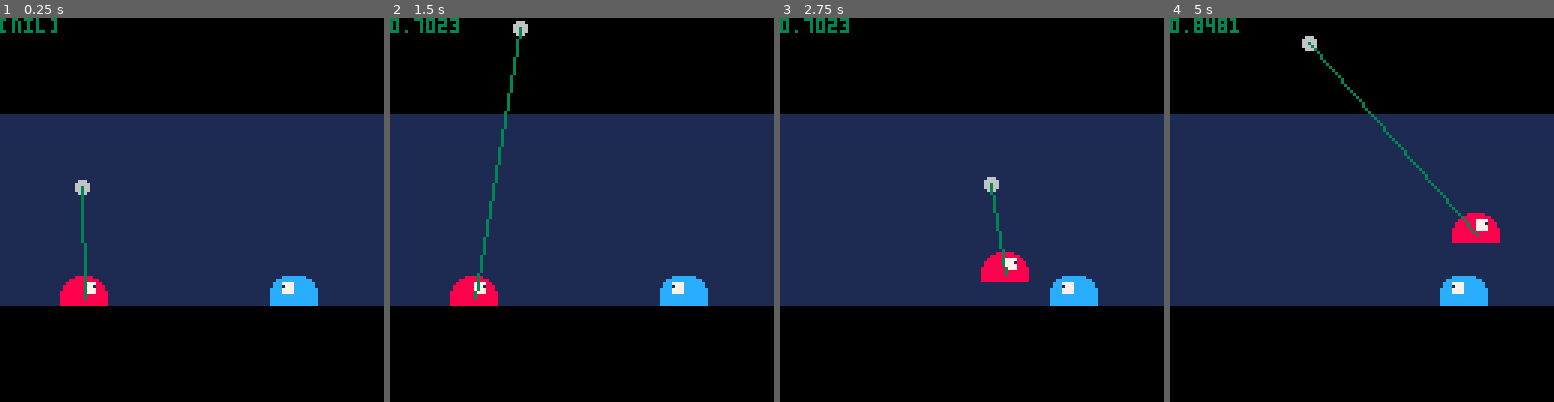
Above: before the commit, frames 1-4 (left to right).
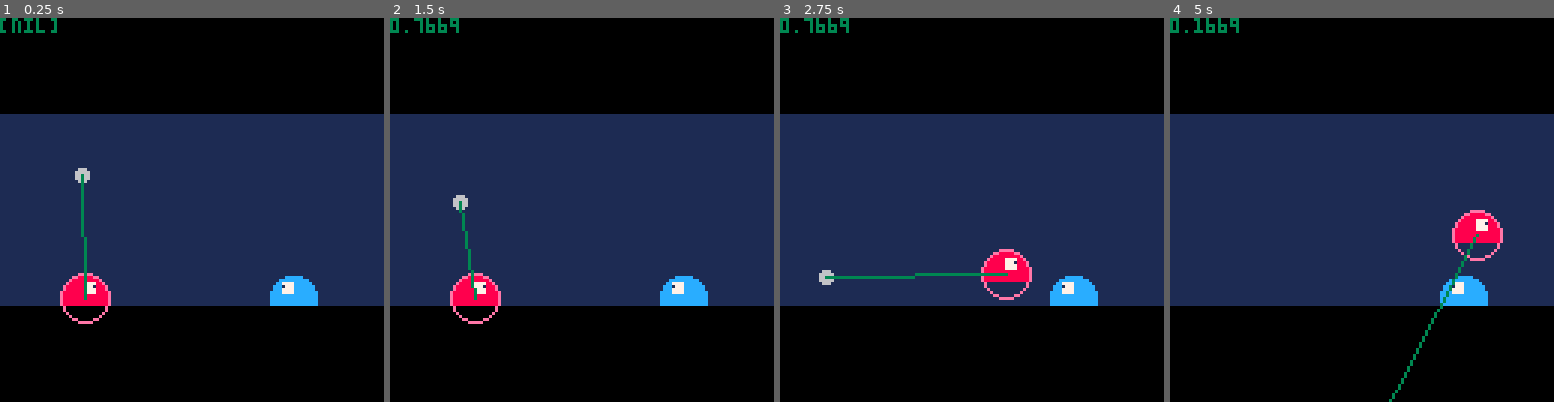
Above: after the commit, the same moments.

Repository: okkuweb/slimegames-pico8
Game: PICO-8 cartridge slimegames.p8
Two runs of this game, one before a commit and one after it. Both use one fixed random seed, a clock stepped at 60 frames per second and the inputs below.
Inputs:
- Up to frame 1 (0.25 s): no input
- Up to frame 2 (1.5 s): no input
- Up to frame 3 (2.75 s): hold Right 1.6-2.1 s; hold Up 2.15-2.42 s; hold Right from 2.47 s (still down)
- Up to frame 4 (5 s): release Right at 3.03 s; hold Left 3.08-3.58 s; hold Right 4.02-4.68 s; hold Up from 4.73 s (still down)

The runs differ from the first frame. In frame 1, 0.5% of the frame differs, in the area x 15-83%, y 39-80%; in frame 2, 1.3%, in the area x 10-83%, y 0-80%; in frame 3, 1.2%; in frame 4, 1.3%.

Commit message:
Added them proper ball physics and collisions

Diff:
--- a/slimegames.p8
+++ b/slimegames.p8
@@ -42,15 +42,14 @@
 	b = {}
 	b.x = 27
 	b.y = 50
-	b.speed = 0
+	b.xspeed = 0
 	b.yspeed = 0
-	b.xspeed = 0
 	b.hitspeed = 2
-	b.gravity = 0.05
+	b.gravity = 0.019
 	b.radius = 2
 	b.color = 22
 	b.timeout = false
-	b.timelen = 30
+	b.timelen = 60
 	b.time = 100
 end
 
@@ -103,9 +102,8 @@
 
 function ball_move()
 	-- ball gravity
-	b.speed += b.gravity
-	b.y += b.speed
-
+	b.yspeed += b.gravity
+	-- ball movement
 	b.y += b.yspeed
 	b.x += b.xspeed
 end
@@ -140,17 +138,10 @@
 end
 
 function p_hit(px,py)
-	b.angle = atan2(
-		(px-b.x),(py-b.y)
-	)
-	b.xspeed = cos(b.angle) * b.speed
-	b.yspeed = sin(b.angle) * b.speed
-
-	b.speed = b.hitspeed
-	b.speed = -b.speed
-end
-
-function tan(a) return sin(a)/cos(a) end
+	b.angle = atan2(px-b.x,py-b.y)
+	b.xspeed = -cos(b.angle)
+	b.yspeed = -sin(b.angle)
+end
 
 function _draw()
  cls()
@@ -177,6 +168,9 @@
  pset(
  	p1.x+size/2,p1.y+size-3,2
  )
+ circ(
+ 	p1.x+size/2,p1.y+size-3,size/2,14
+ )
  line(
  	p1.x+size/2,p1.y+size-3,
  	b.x,b.y,
@@ -199,11 +193,11 @@
 00000000000000000000000000000000000000000000000000000000000000000000000000000000000000000000000000000000000000000000000000000000
 00000000000000000000000000000000000000000000000000000000000000000000000000000000000000000000000000000000000000000000000000000000
 00000000000000000000000000000000000000000000000000000000000000000000000000000000000000000000000000000000000000000000000000000000
-00000888888000000000cccccccc0000000000000000000000000000000000000000000000000000000000000000000000000000000000000000000000000000
-000888888888800000cccccccccccc00000000000000000000000000000000000000000000000000000000000000000000000000000000000000000000000000
-00888888777788000ccc7777ccccccc0000000000000000000000000000000000000000000000000000000000000000000000000000000000000000000000000
+000008888880000000000cccccc00000000000000000000000000000000000000000000000000000000000000000000000000000000000000000000000000000
+0008888888888000000cccccccccc000000000000000000000000000000000000000000000000000000000000000000000000000000000000000000000000000
+008888887777880000cc7777cccccc00000000000000000000000000000000000000000000000000000000000000000000000000000000000000000000000000
 08888888777088800ccc0777ccccccc0000000000000000000000000000000000000000000000000000000000000000000000000000000000000000000000000
-0888888877778880cccc7777cccccccc000000000000000000000000000000000000000000000000000000000000000000000000000000000000000000000000
+08888888777788800ccc7777ccccccc0000000000000000000000000000000000000000000000000000000000000000000000000000000000000000000000000
 8888888877778888cccc7777cccccccc000000000000000000000000000000000000000000000000000000000000000000000000000000000000000000000000
 8888888888888888cccccccccccccccc000000000000000000000000000000000000000000000000000000000000000000000000000000000000000000000000
 8888888888888888cccccccccccccccc000000000000000000000000000000000000000000000000000000000000000000000000000000000000000000000000
Not shown, added: gifs/slimegame_0.gif
Not shown, added: gifs/slimegames_0.gif
Not shown, added: gifs/slimegames_1.gif
Not shown, added: gifs/slimegames_2.gif
Not shown, added: gifs/slimegames_3.gif
Not shown, added: gifs/slimegames_4.gif
Not shown, added: gifs/slimegames_5.gif
Not shown, added: gifs/slimegames_6.gif
Not shown, added: gifs/slimegames_7.gif
Not shown, added: gifs/slimegames_8.gif
Not shown, added: gifs/slimegames_9.gif
